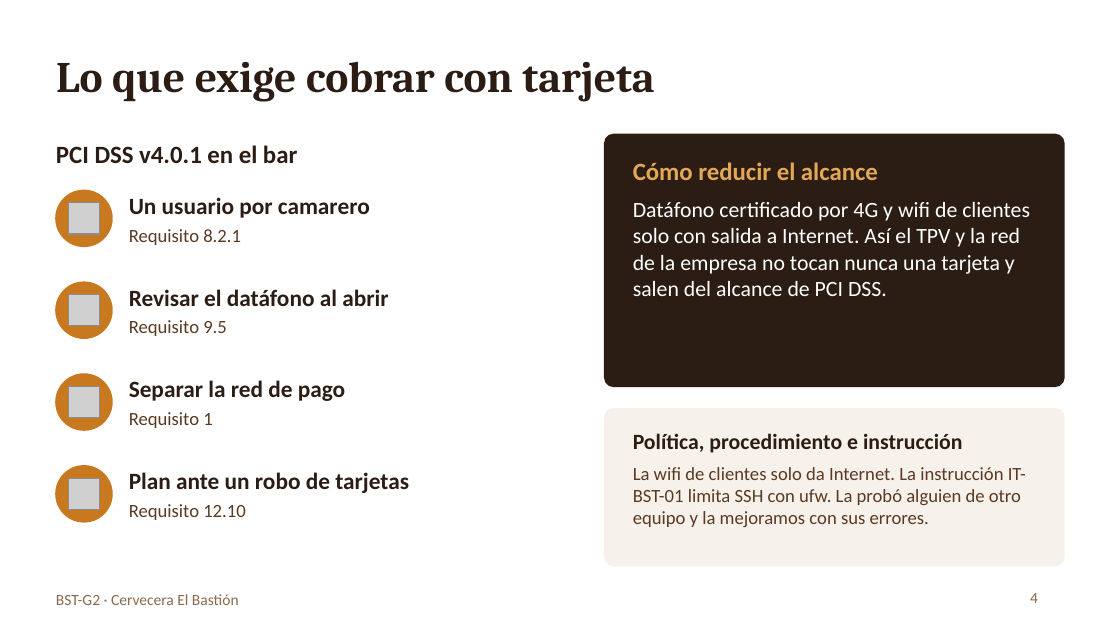
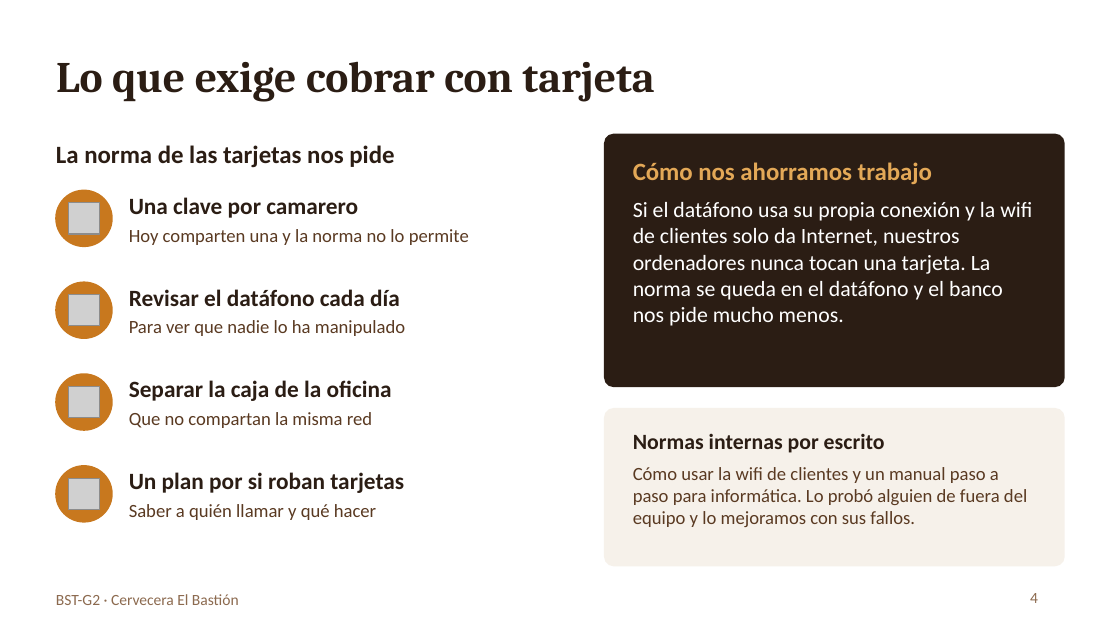
Before and after one commit to Fer1399/Master-Ciberseguridad, a slide deck: slide 4 of Bastionado de Redes y Sistemas/Trabajo Securización/BST-G2_Defensa.pptx. Drawn at 1120x630 pixels with LibreOffice and Linux fonts; fonts in the diff are those of the drawing; grey boxes stand for pictures. Boxes give left, top, right and bottom in pixels: in the first picture for what was removed or moved away, otherwise in the second. Text is boxed around its words. In the diff, an @@ line names an element or a change of style, - is before the commit and + after.

```diff
--- a/Bastionado de Redes y Sistemas/Trabajo Securización/BST-G2_Defensa.pptx
+++ b/Bastionado de Redes y Sistemas/Trabajo Securización/BST-G2_Defensa.pptx
@@ text at [56,145,394,168]: text changed @@
-PCI DSS v4.0.1 en el bar
+La norma de las tarjetas nos pide
@@ text at [633,162,932,184]: text changed @@
-Cómo reducir el alcance
+Cómo nos ahorramos trabajo
@@ text at [129,197,358,218]: text changed @@
-Un usuario por camarero
+Una clave por camarero
@@ text at [633,202,1032,326]: text changed @@
-Datáfono certificado por 4G y wifi de clientes solo con salida a Internet. Así el TPV y la red de la empresa no tocan nunca una tarjeta y salen del alcance de PCI DSS.
+Si el datáfono usa su propia conexión y la wifi de clientes solo da Internet, nuestros ordenadores nunca tocan una tarjeta. La norma se queda en el datáfono y el banco nos pide mucho menos.
@@ text at [129,229,469,245]: text changed @@
-Requisito 8.2.1
+Hoy comparten una y la norma no lo permite
@@ text at [129,289,400,306]: text changed @@
-Revisar el datáfono al abrir
+Revisar el datáfono cada día
@@ text at [129,320,405,336]: text changed @@
-Requisito 9.5
+Para ver que nadie lo ha manipulado
@@ text at [129,380,392,401]: text changed @@
-Separar la red de pago
+Separar la caja de la oficina
@@ text at [129,412,372,428]: text changed @@
-Requisito 1
+Que no compartan la misma red
@@ text at [633,433,885,453]: text changed @@
-Política, procedimiento e instrucción
+Normas internas por escrito
@@ text at [129,472,404,493]: text changed @@
-Plan ante un robo de tarjetas
+Un plan por si roban tarjetas
@@ text at [633,467,1027,527]: text changed @@
-La wifi de clientes solo da Internet. La instrucción IT-BST-01 limita SSH con ufw. La probó alguien de otro equipo y la mejoramos con sus errores.
+Cómo usar la wifi de clientes y un manual paso a paso para informática. Lo probó alguien de fuera del equipo y lo mejoramos con sus fallos.
@@ text at [129,504,376,520]: text changed @@
-Requisito 12.10
+Saber a quién llamar y qué hacer
```
Also in this commit, not shown: 4 other slides changed.
